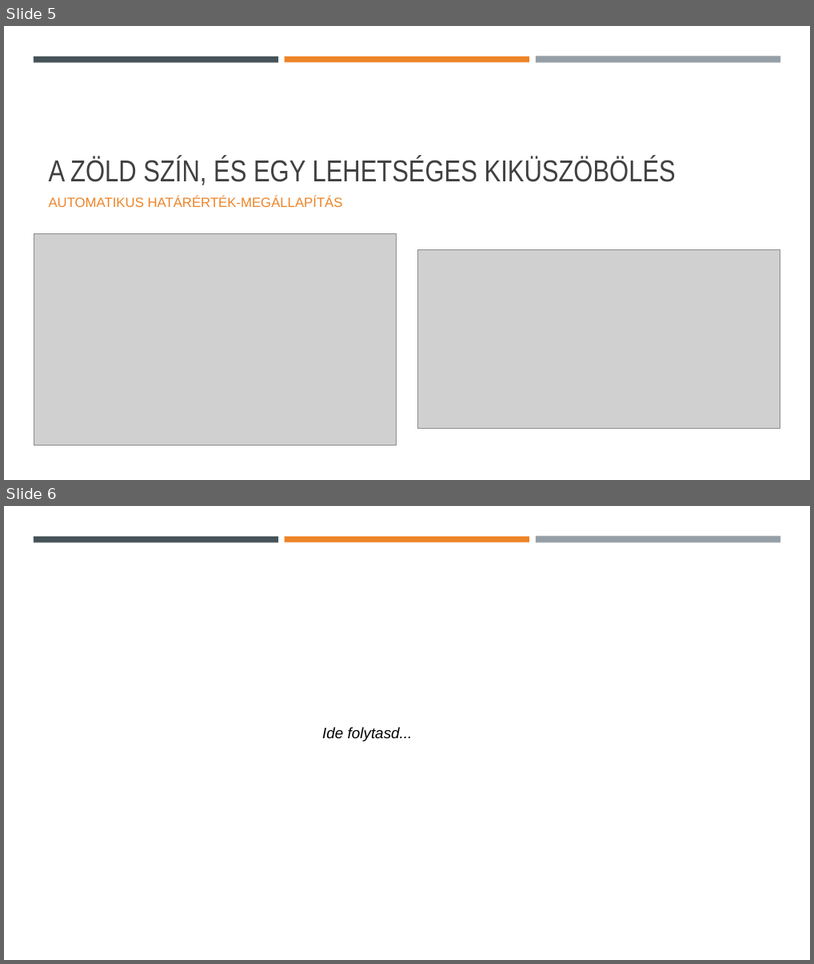
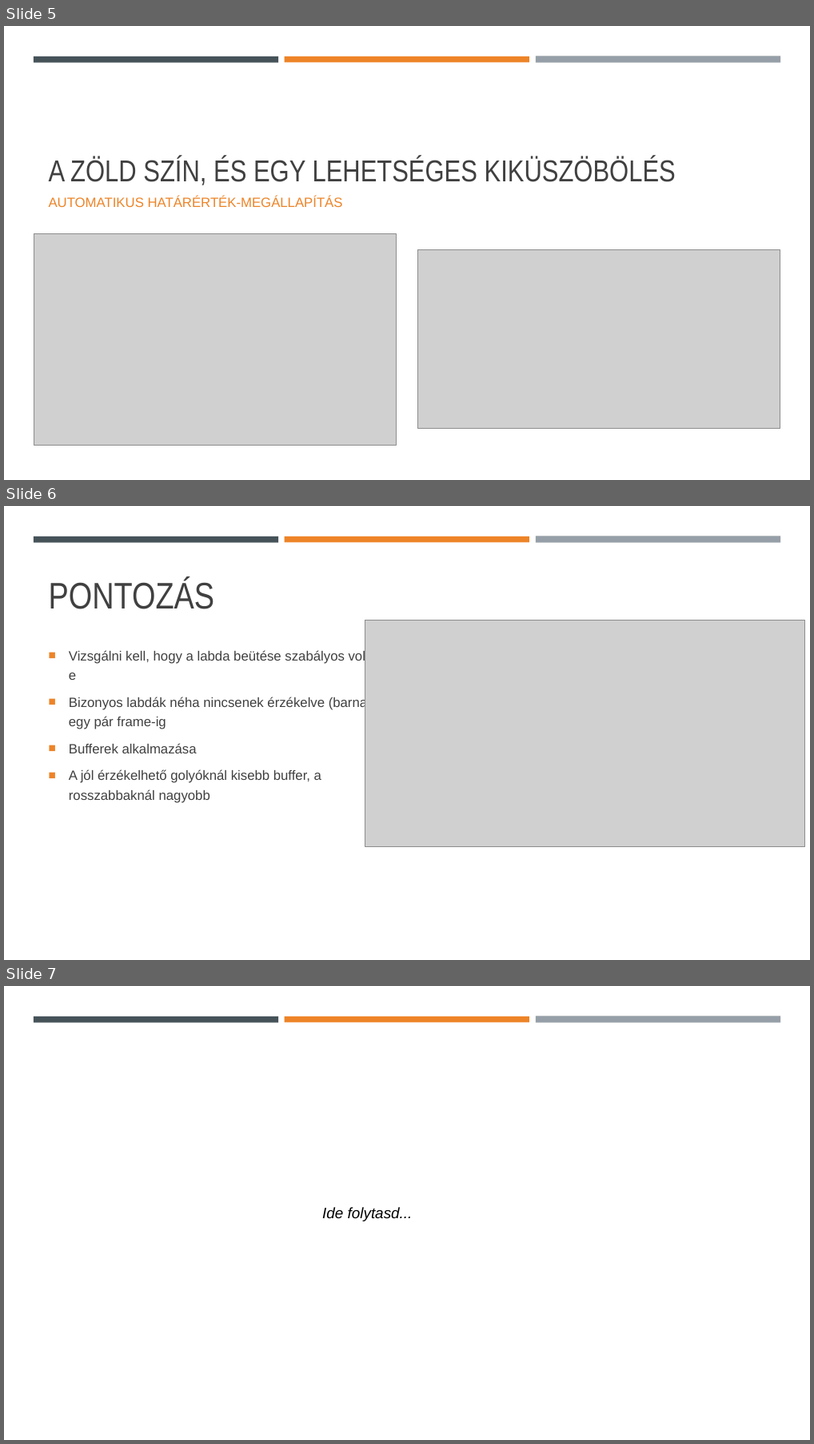
Before and after one commit to ErikCsipak/KepfeldolgozasMsc2025, a slide deck: Snooker.pptx. Shown one above the other, each under a label of ours: slides 5 and 6 before the commit, slides 5, 6 and 7 after it. The pictures are 814x964 and 814x1444 pixels, drawn with LibreOffice and Linux fonts; fonts in the diff are those of the drawing; grey boxes stand for pictures. Boxes give left, top, right and bottom in pixels: in the first picture for what was removed or moved away, otherwise in the second. Text is boxed around its words. In the diff, an @@ line names an element or a change of style, - is before the commit and + after.

```diff
--- a/Snooker.pptx
+++ b/Snooker.pptx
@@ slide 6 added at bbox=[4, 506, 810, 960], background #FFFFFF; not listed: 3 template elements that a slide beside it also shows @@
@@ title added at bbox=[49, 579, 215, 609], 44 pt, text #404040 @@
+PONTOZÁS
@@ picture added at bbox=[365, 620, 805, 846] @@
@@ text added at bbox=[69, 649, 374, 803], 16 pt, text #404040 @@
+■ Vizsgálni kell, hogy a labda beütése szabályos volt-e
+■ Bizonyos labdák néha nincsenek érzékelve (barna) egy pár frame-ig
+■ Bufferek alkalmazása
+■ A jól érzékelhető golyóknál kisebb buffer, a rosszabbaknál nagyobb
@@ what was slide 6 is now slide 7 @@
```
Also in this commit, not shown: 2 slides changed.
